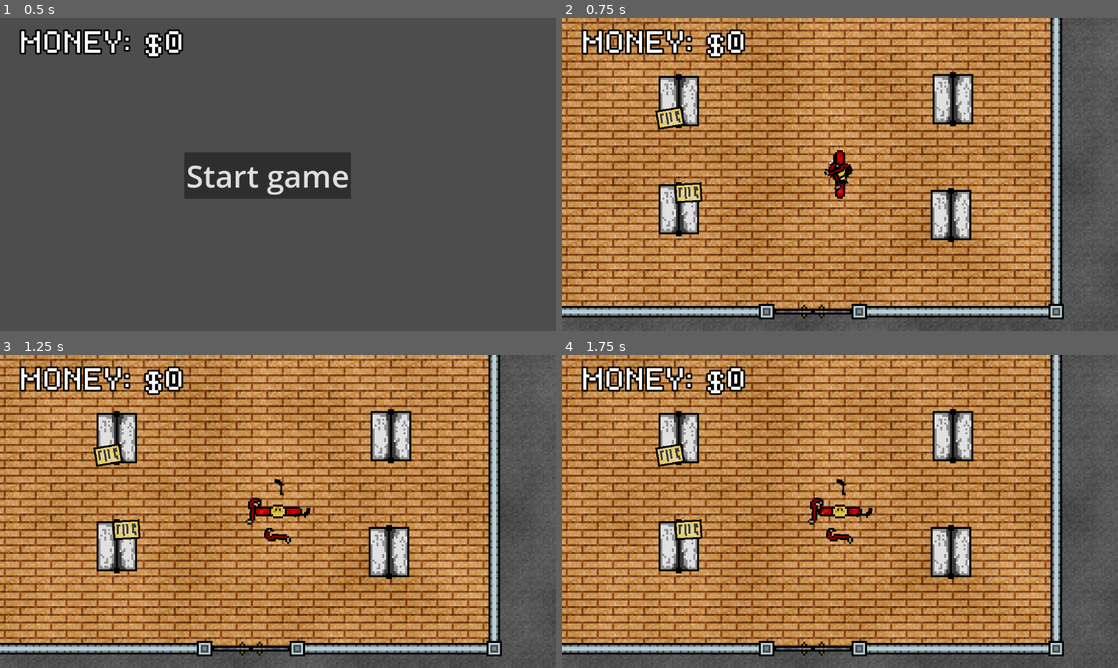
Above: before the commit, frames 1-4 (two rows, left to right).
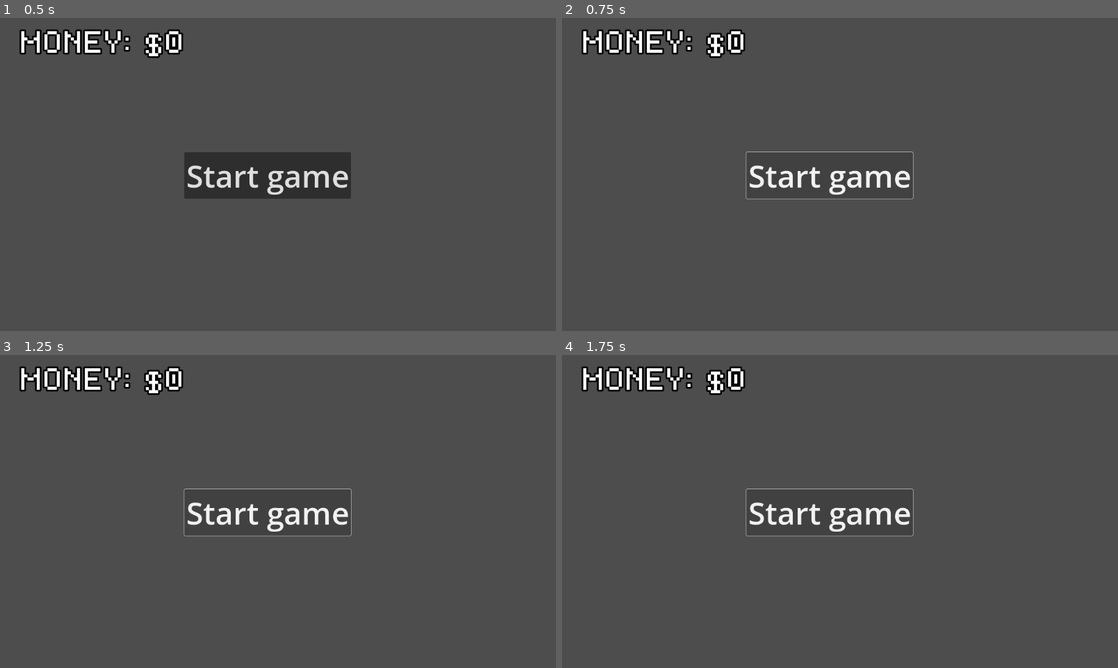
Above: after the commit, the same moments.

Repository: Azzty/projekt-kriminell
Game: Godot game, scene res://Scenes/Main/game.tscn
The game is run twice, just before and just after one commit, with the same random seed, the same clock (stepped at 60 frames per second) and the same inputs.
Inputs (mouse positions are in pixels of both pictures, inside the frame that each line leads up to):
- Up to frame 1 (0.5 s): no input
- Up to frame 2 (0.75 s): click "Start game" at 0.5 s
- Up to frame 3 (1.25 s): no input
- Up to frame 4 (1.75 s): click (828, 511) at 1.25 s, where only the run after the commit has a clickable "Start game"

Frame 1 is identical in both runs. In frame 2, 84% of the frame differs, in the area x 0-100%, y 0-100%; in frame 3, 84%; in frame 4, 84%.

Commit message:
Anvil finished, store finished
- Finished the anvil
- Added some more documentation in various scripts
- Fixed scene_switcher breaking when switching scenes if there was no "Game" node. Now creates the game node if it doesn't already exist.
- Player no longer carries resources in robbery
- Fixed resources spawning on shop counter
- Added start screen override for gui, for when gui is spawned during runtime
- Fixed machines rect values were wrong due to them not updating after having moved
- Movable item no longer starts in shop_items group
- Added Util function for getting bigger texture directly instead of file path (why wasn't it like this to begin with??)

Diff:
--- a/Scenes/Levels/workshop.tscn
+++ b/Scenes/Levels/workshop.tscn
@@ -83,6 +83,7 @@
 position = Vector2(84.5, 42)
 
 [node name="MaterialCollisionShape" type="CollisionShape2D" parent="MaterialZone"]
+unique_name_in_owner = true
 position = Vector2(0, -87)
 shape = SubResource("RectangleShape2D_yqspi")
 debug_color = Color(0.611172, 0.361054, 1, 0.42)
--- a/Scenes/Main/gui.tscn
+++ b/Scenes/Main/gui.tscn
@@ -34,4 +34,5 @@
 volume_db = -5.0
 autoplay = true
 
+[connection signal="start_screen_override" from="." to="Button" method="_start_button_pressed" flags=6]
 [connection signal="pressed" from="Button" to="Button" method="_on_pressed"]
--- a/Scenes/Objects/Interactable Objects/movable_item.tscn
+++ b/Scenes/Objects/Interactable Objects/movable_item.tscn
@@ -7,7 +7,7 @@
 [sub_resource type="RectangleShape2D" id="RectangleShape2D_r35oa"]
 size = Vector2(8, 8)
 
-[node name="movable_item" type="Sprite2D" groups=["shop_items"]]
+[node name="movable_item" type="Sprite2D"]
 z_index = 1
 texture = ExtResource("1_fxa2p")
 script = ExtResource("2_hpxu4")
--- a/Scripts/Items/game_item_class.gd
+++ b/Scripts/Items/game_item_class.gd
@@ -9,6 +9,7 @@
 
 const ITEMS_FOLDER := "res://Assets/sprites/Items"
 
+## Contains the properties for every creatable item
 static var item_data = {
 	"Revolver": {
 		"tags": ["Weapon", "Gun"],
@@ -46,6 +47,7 @@
 	}
 }
 
+## Gives the item data for the given ID
 func _init(item_id: String):
 	if item_data.has(item_id):
 		var data = item_data[item_id]
@@ -56,4 +58,4 @@
 		#value = data.value
 		#tags = data.tags
 	else:
-		print_debug(item_id, " is not a valid item_id")
+		print(item_id, " is not a valid item_id")
--- a/Scripts/Managers/gui_manager.gd
+++ b/Scripts/Managers/gui_manager.gd
@@ -22,3 +22,6 @@
 	scene.minigame_lost.connect(func ():
 		get_tree().paused = false
 		)
+
+func override_start_gui():
+	gui.start_screen_override.emit()
--- a/Scripts/Managers/scene_manager.gd
+++ b/Scripts/Managers/scene_manager.gd
@@ -1,14 +1,34 @@
 extends Node
 
 var current_scene: Node # Rotnoden för scenen
-
-@onready var game_node = get_node("/root/Game")  # Hitta "Game"-noden
+var game_node: Node # Game node reference
 
 func _ready() -> void:
 	GameState.change_scene.connect(handle_scene_changed)
 
 func handle_scene_changed(next_scene_path: String):
+	# Check if "Game" node exists in the scene tree
+	game_node = get_tree().root.get_node_or_null("Game")
+
+	# If it doesn't exist, create it and add it to the root
+	if not game_node:
+		current_scene = Utilities.find_first_child_of_class(get_tree().root, "Node2D")
+		game_node = Node.new()
+		game_node.name = "Game"
+		get_tree().root.add_child(game_node)
+
+		var GUI = load("res://Scenes/Main/gui.tscn").instantiate()
+		game_node.add_child(GUI)
+		GuiManager.gui = GUI
+		GuiManager.override_start_gui()
+
+	# Load and instantiate the new scene
 	var scene: Node = load(next_scene_path).instantiate()
 	game_node.add_child(scene)
-	if current_scene: current_scene.queue_free()
+
+	# Free the current scene if it exists
+	if current_scene:
+		current_scene.queue_free()
+
+	# Update current scene reference
 	current_scene = scene
--- a/Scripts/Objects/anvil.gd
+++ b/Scripts/Objects/anvil.gd
@@ -1,24 +1,26 @@
 extends Sprite2D
 
-@onready var anvil_sprite_bounds: Rect2 = get_node(".").get_rect()
+@onready var anvil_sprite_bounds: Rect2 = get_rect()
 
+const item_template := preload("res://Scenes/Objects/Interactable Objects/movable_item.tscn")
 const recipes := {
 	"Crowbar": ["Iron ingot", "Iron ingot", "Iron ingot"]
 }
 
+var current_recipe: String
 var active_slots: Array[Area2D] = [] # Slots that an item is hovering over
 var held_item: Sprite2D
-var materials_in_machine := {}
 var items_in_slots := {} ## key = slot object, value = item object
 
 var can_craft := false
 
+## Connect slots to their functions
 func _ready() -> void:
-	# Connect slots to their functions
 	for slot: Area2D in get_tree().get_nodes_in_group("item_slots"):
 		slot.area_entered.connect(_on_item_slot_entered.bind(slot))
 		slot.area_exited.connect(_on_item_slot_exited.bind(slot))
 
+## Adds a slot to active_slots and adds a highlight
 func _on_item_slot_entered(area: Area2D, slot: Area2D) -> void:
 	var item: Sprite2D = Utilities.find_first_parent_of_class(area, "Sprite2D")
 	if not item.has_meta("item_properties") or not item.is_in_group("resource_items"): return
@@ -28,6 +30,7 @@
 	active_slots.push_front(slot)
 	active_slots[0].modulate = Color(1.5,1.5,1.5,1)
 
+## Removes slot from active_slots and reverts highlight color
 func _on_item_slot_exited(area: Area2D, slot: Area2D) -> void:
 	if active_slots.size() == 0: return
 
@@ -57,7 +60,7 @@
 			items_in_slots[slot] = null
 
 	if can_craft and anvil_sprite_bounds.has_point(to_local(mouse_position)):
-		pass # Craft the item (find it in game_item_class)
+		dispense_current_recipe() # Craft the item
 
 	place_held_item_in_slot()
 
@@ -66,34 +69,65 @@
 	for item in items_in_slots.values():
 		if not item: continue
 		items_in_slot_names.append(item.get_meta("item_properties").name)
-	for recipe in recipes.values():
+	for recipe_name: String in recipes:
+		var recipe: Array = recipes[recipe_name]
 		if recipe == items_in_slot_names:
 			print("Current setup matches recipe!")
 			can_craft = true
+			current_recipe = recipe_name
 			break
 		else:
+			current_recipe = ""
 			can_craft = false
 
+## Creates a new item using the current recipe and adds it to the world
+func dispense_current_recipe():
+	if not current_recipe: return
+	# Get data for the selected recipe
+	var item_data := GameItem.new(current_recipe)
+	if not item_data:
+		return
+
+	# Create the item
+	var result_item := item_template.instantiate()
+	result_item.set_meta("item_properties", item_data)
+	result_item.bounds_cshape = get_parent().find_child("ItemZone").find_child("ItemCollisionShape")
+	result_item.texture = Utilities.get_bigger_texture_as_texture(item_data)
+	result_item.scale = Vector2(2,2)
+	result_item.bounds_cshape.add_sibling(result_item)
+	result_item.global_position = global_position
+	result_item.name = item_data.name
+	result_item.released_out_of_bounds = true
+	print(get_tree().get_nodes_in_group("shop_items"))
+	var reference_shop_item = get_tree().get_first_node_in_group("shop_items")
+	result_item.customer = reference_shop_item.customer
+	result_item.customer_drop_shape = reference_shop_item.customer_drop_shape
+	result_item.customer_requested_tags = reference_shop_item.customer_requested_tags
+	result_item.add_to_group("shop_items")
+
+	GameState.add_item_to_inventory(result_item)
+
+	# Remove the materials from the anvil
+	remove_items_from_slots()
+
+## Removes all materials placed in the anvils slots
+func remove_items_from_slots():
+	for slot in items_in_slots:
+		var item: Sprite2D = items_in_slots[slot]
+		if not item: continue
+		items_in_slots[slot] = null
+		GameState.remove_item_from_inventory(item)
+		item.queue_free()
+
+## Places the held_item in the first slot in active_slots
 func place_held_item_in_slot():
 	if active_slots.size() == 0: return
 	items_in_slots[active_slots[0]] = held_item
-	_add_item_materials(held_item)
 	held_item.reparent(get_node("."))
 	held_item.set_process(false)
 	held_item.global_position = active_slots[0].global_position
 	held_item.rotation_degrees = active_slots[0].rotation_degrees + 90
 	active_slots[0].monitoring = false # Set this last, otherwise it will send out exited signal
-
-func _add_item_materials(item: Sprite2D):
-	if not item.get_meta("item_properties").materials: return
-
-	var item_materials: Dictionary = item.get_meta("item_properties").materials
-	# Add smelted materials to furnace
-	for material_name in item_materials:
-		var material_amount = item_materials[material_name]
-		if not materials_in_machine.has(material_name):
-			materials_in_machine[material_name] = 0.0
-		materials_in_machine[material_name] += material_amount
 
 # Highlight when hovering
 func _process(_delta: float) -> void:
@@ -117,3 +151,6 @@
 			item.modulate = Color(0.8,0.8,0.8,1)
 		else:
 			item.modulate = Color(1,1,1,1)
+
+func update_rect():
+	anvil_sprite_bounds = get_rect()
--- a/Scripts/Objects/furnace.gd
+++ b/Scripts/Objects/furnace.gd
@@ -60,6 +60,7 @@
 	elif furnace_sprite_bounds.has_point(get_global_mouse_position()):
 		dispense_recipe()
 
+## Creates the item from the selected recipe and adds it to the world
 func dispense_recipe():
 	var recipe: String = recipe_button.get_item_text(recipe_button.selected)
 	if not recipes.has(recipe):
@@ -101,6 +102,7 @@
 	result_item.released_out_of_bounds = true
 	result_item.remove_from_group("shop_items")
 	result_item.add_to_group("resource_items")
+	GameState.add_item_to_inventory(result_item)
 
 	# Play pop sound
 	pop_sound_effect.pitch_scale = randf_range(0.9, 1.1)
@@ -156,3 +158,6 @@
 		self_modulate.r = 1.0
 		self_modulate.g = 1.0
 		self_modulate.b = 1.0
+
+func update_rect():
+	furnace_sprite_bounds = Utilities.get_animated_sprite_rect(get_node("."))
--- a/Scripts/Player/player.gd
+++ b/Scripts/Player/player.gd
@@ -16,6 +16,7 @@
 	add_to_group("player")
 	GameState.connect("item_added_to_inventory", _add_following_item)
 	for item_data: Object in GameState.inventory:
+		if "Resource" in item_data.tags: continue
 		var item = Sprite2D.new()
 		item.texture = item_data.texture
 		add_child(item)
--- a/Scripts/UI/gui_updater.gd
+++ b/Scripts/UI/gui_updater.gd
@@ -2,6 +2,7 @@
 
 @onready var money_label: Label = $MoneyLabel
 
+signal start_screen_override
 
 func _ready() -> void:
 	GuiManager.gui = get_node(".") # Tell manager to use this gui
--- a/Scripts/UI/start_game.gd
+++ b/Scripts/UI/start_game.gd
@@ -2,7 +2,7 @@
 
 @export_file var first_scene: String
 
-func _on_pressed() -> void:
+func _start_button_pressed() -> void:
 	var music_nodes = get_tree().get_nodes_in_group("music")
 	for node in music_nodes:
 		if node.name == "TitleMusic":
--- a/Scripts/Utilities/Utils.gd
+++ b/Scripts/Utilities/Utils.gd
@@ -15,6 +15,18 @@
 	var big_file_path: String = base_path + file_name + "_big." + file_extension
 
 	return big_file_path
+
+## Like get_bigger_texture version but returns the actual texture instead of name
+func get_bigger_texture_as_texture(item_data):
+	var texture := CompressedTexture2D.new()
+	var big_file_path: String = get_bigger_texture_version(item_data.texture.resource_path)
+
+	# Change to larger texture version if exists
+	if FileAccess.file_exists(big_file_path):
+		texture = load(big_file_path)
+	else:
+		texture = item_data.texture
+	return texture
 
 ## Returns a rect in [b]global[/b] space for the given animated sprite
 func get_animated_sprite_rect(sprite: AnimatedSprite2D) -> Rect2:
--- a/Scripts/World/Store/store.gd
+++ b/Scripts/World/Store/store.gd
@@ -67,6 +67,10 @@
 		_:
 			current_scene = "unknown"
 	is_switching_scenes = false
+	var furnace = workshop_node.find_child("Furnace")
+	if furnace: furnace.update_rect()
+	var anvil = workshop_node.find_child("Anvil")
+	if anvil: anvil.update_rect()
 
 func _input(event: InputEvent) -> void:
 	if not is_switching_scenes: return
--- a/Scripts/World/Store/store_shop.gd
+++ b/Scripts/World/Store/store_shop.gd
@@ -23,6 +23,7 @@
 	}
 	current_customer.customer_leaving.connect(customer_left)
 	for item_data: Object in GameState.inventory:
+		if "Resource" in item_data.tags: continue
 		var texture := CompressedTexture2D.new()
 		var big_file_path: String = Utilities.get_bigger_texture_version(item_data.texture.resource_path)
 
@@ -62,7 +63,7 @@
 	for property in customer_properties:
 		current_customer[property] = customer_properties[property]
 	current_customer.customer_leaving.connect(customer_left)
-	for item: Sprite2D in spawned_items:
+	for item: Sprite2D in get_tree().get_nodes_in_group("shop_items"):
 		update_item_customer(item)
 
 func _on_item_sold(item: Sprite2D):
--- a/Scripts/World/Store/store_workshop.gd
+++ b/Scripts/World/Store/store_workshop.gd
@@ -3,33 +3,36 @@
 @export var item_zone_cshape: CollisionShape2D
 @export var item_move_script: Script
 
-@onready var item_zone := $ItemZone
+@onready var material_shape := $%MaterialCollisionShape
+
+const movable_item_scene = preload("res://Scenes/Objects/Interactable Objects/movable_item.tscn")
 
 ## TODO: Change so that it uses the items from shop instead. Also scale is incorrect on items
 
-#func _ready() -> void:
-	#for item_data: Object in GameState.inventory:
-			#var texture := CompressedTexture2D.new()
-			#var big_file_path: String = Utilities.get_bigger_texture_version(item_data.texture.resource_path)
-			#
-			## Change to larger texture version if exists
-			#if FileAccess.file_exists(big_file_path):
-				#texture = load(big_file_path)
-			#else:
-				#texture = item_data.texture
-			#
-			#var item := Sprite2D.new()
-			#item.texture = texture
-			#
-			#var item_zone_rect = item_zone_cshape.shape.get_rect()
-			#
-			## Random position on counter (divided by 3 instead of 2 for padding)
-			#item.position = Vector2(item_zone_rect.get_center() + Vector2(randf_range(-item_zone_rect.size.x/3, item_zone_rect.size.x/3), randf_range(-item_zone_rect.size.y/3, item_zone_rect.size.y/3)))
-			#item.z_index = 2
-			#item.rotate(randf_range(-PI, PI))
-			#item.scale = Vector2(2,2)
-			#item.set_script(item_move_script)
-			#item.bounds_cshape = get_node("ItemZone/Area2D/CollisionShape2D")
-			#item_zone.add_child(item)
-			#item.name = item_data.name
-			#item.set_meta("item_properties", item_data)
+func _ready() -> void:
+	for item_data: Object in GameState.inventory:
+		if not ("Resource" in item_data.tags): continue
+		var texture := CompressedTexture2D.new()
+		var big_file_path: String = Utilities.get_bigger_texture_version(item_data.texture.resource_path)
+
+		# Change to larger texture version if exists
+		if FileAccess.file_exists(big_file_path):
+			texture = load(big_file_path)
+		else:
+			texture = item_data.texture
+
+		var item := movable_item_scene.instantiate()
+		item.texture = texture
+
+		var zone_rect = material_shape.shape.get_rect()
+
+		# Random position on counter (divided by 3 instead of 2 for padding)
+		item.position = Vector2(zone_rect.get_center() + Vector2(randf_range(-zone_rect.size.x/3, zone_rect.size.x/3), randf_range(-zone_rect.size.y/3, zone_rect.size.y/3)))
+		item.z_index = 2
+		item.rotate(randf_range(-PI, PI))
+		item.scale = Vector2(2,2)
+		item.bounds_cshape = material_shape
+		material_shape.add_sibling(item)
+		item.name = item_data.name
+		item.set_meta("item_properties", item_data)
+		item.add_to_group("resource_items")
